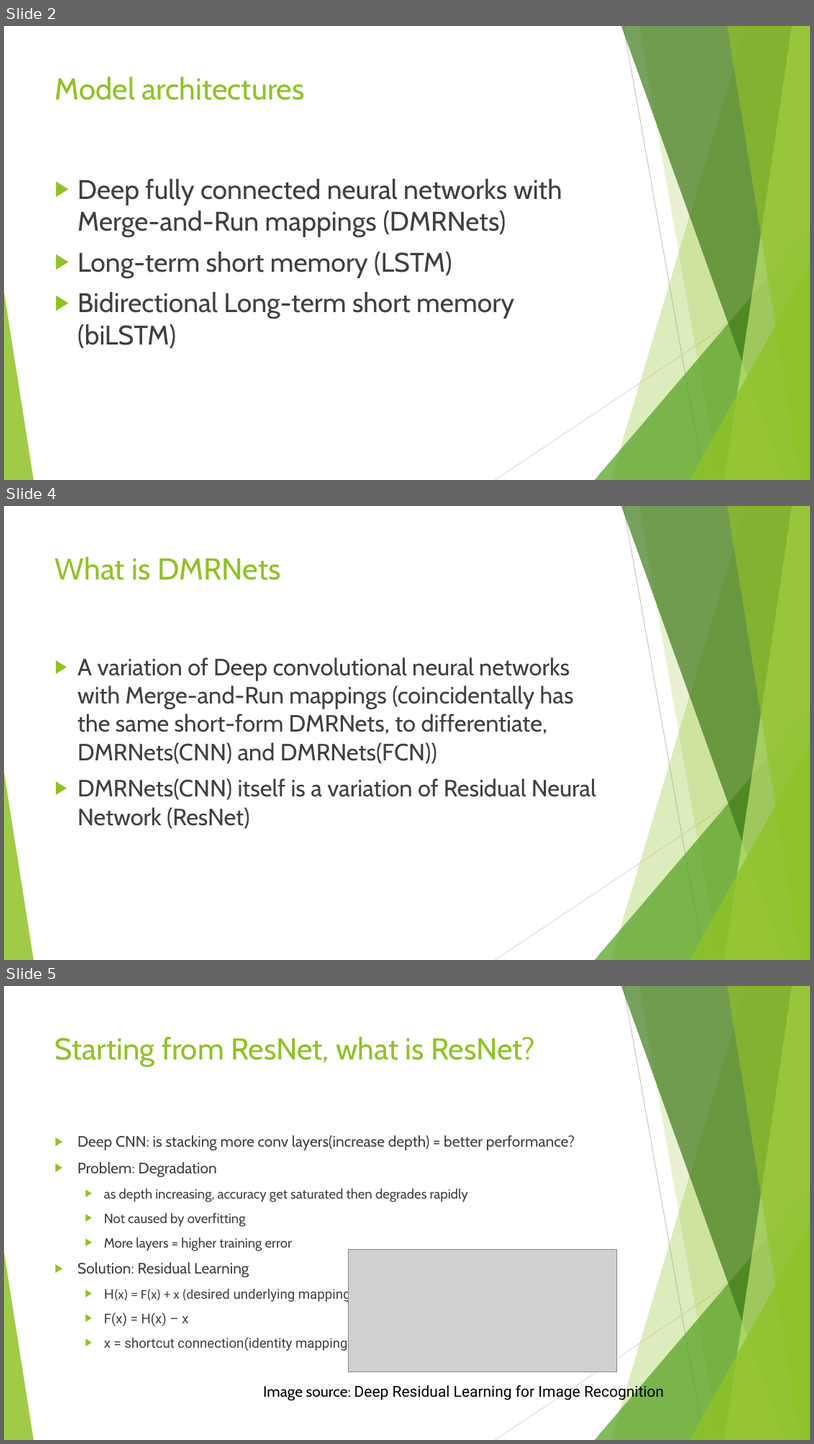
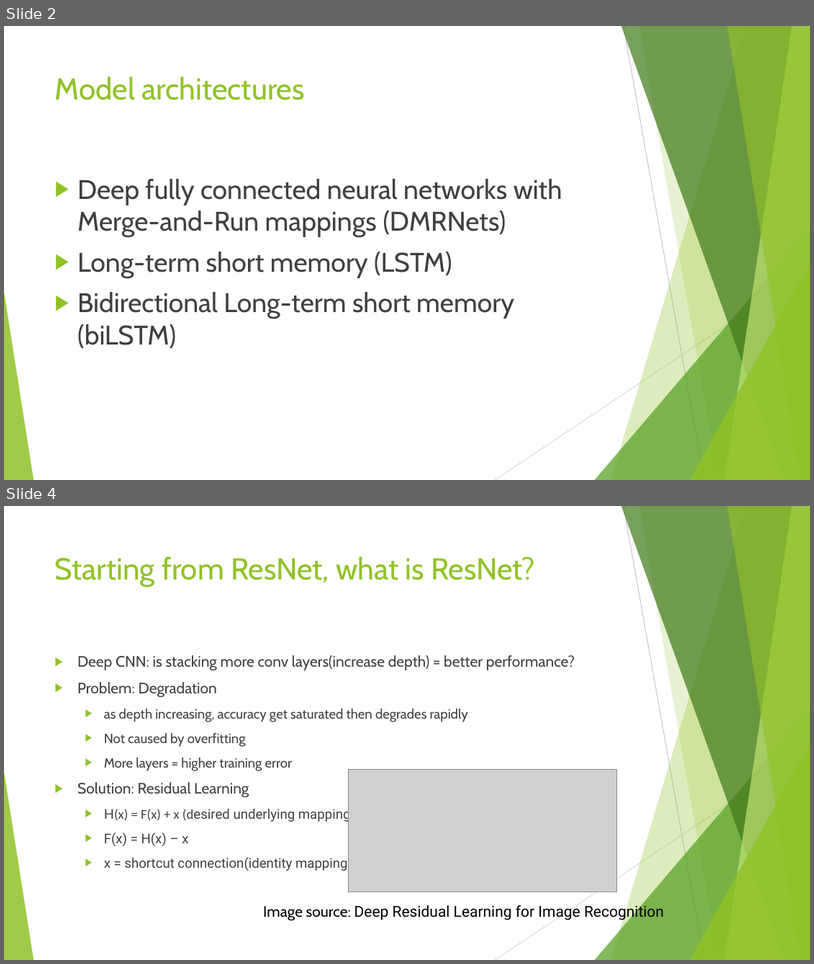
Before and after one commit to VongolaTeong/Multi-label-Classification-on-YouTube-8M, a slide deck: Pre.pptx. Shown one above the other, each under a label of ours: slides 2, 4 and 5 before the commit, slides 2 and 4 after it; the slides between them are not shown. The pictures are 814x1444 and 814x964 pixels, drawn with LibreOffice and Linux fonts; fonts in the diff are those of the drawing; grey boxes stand for pictures. Boxes give left, top, right and bottom in pixels: in the first picture for what was removed or moved away, otherwise in the second. Text is boxed around its words. In the diff, an @@ line names an element or a change of style, - is before the commit and + after.

```diff
--- a/Pre.pptx
+++ b/Pre.pptx
@@ slide 4 removed at bbox=[4, 506, 810, 960], background #FFFFFF; not listed: 10 template elements that a slide beside it also shows @@
@@ title removed at bbox=[55, 556, 281, 580] @@
-What is DMRNets
@@ text removed at bbox=[77, 657, 597, 829] @@
-▶ A variation of Deep convolutional neural networks with Merge-and-Run mappings (coincidentally has the same short-form DMRNets, to differentiate, DMRNets(CNN) and DMRNets(FCN))
-▶ DMRNets(CNN) itself is a variation of Residual Neural Network (ResNet)
@@ what was slide 5 is now slide 4 @@
```
Also in this commit, not shown: 5 slides changed, 1 slide added, 2 other slides removed, 4 other files.
